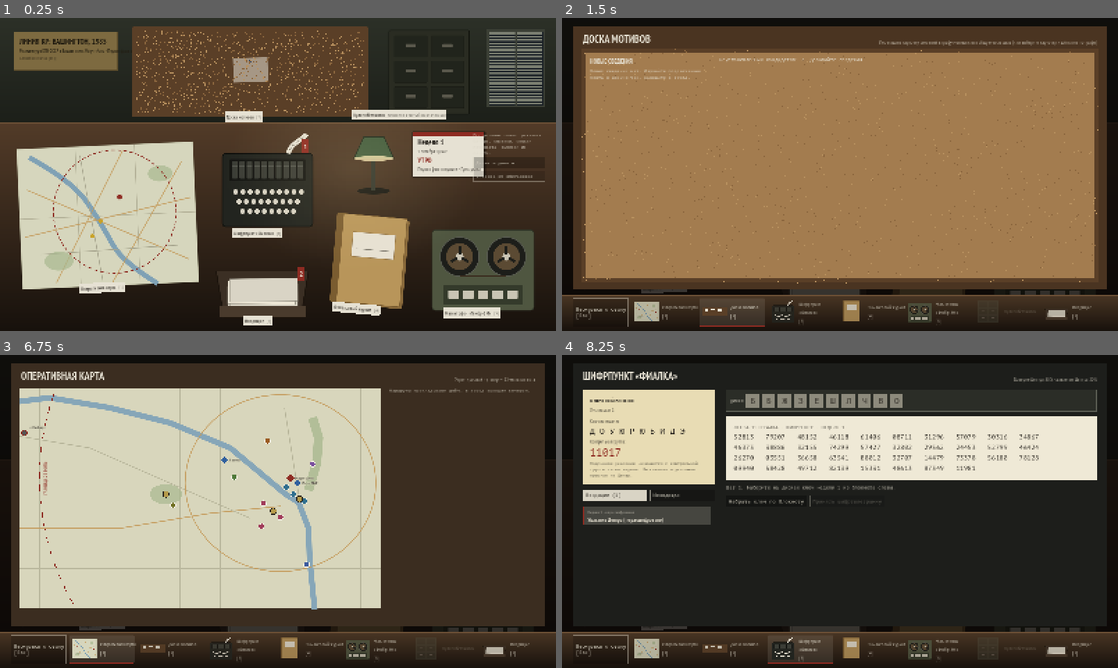
Above: before the commit, frames 1-4 (two rows, left to right).
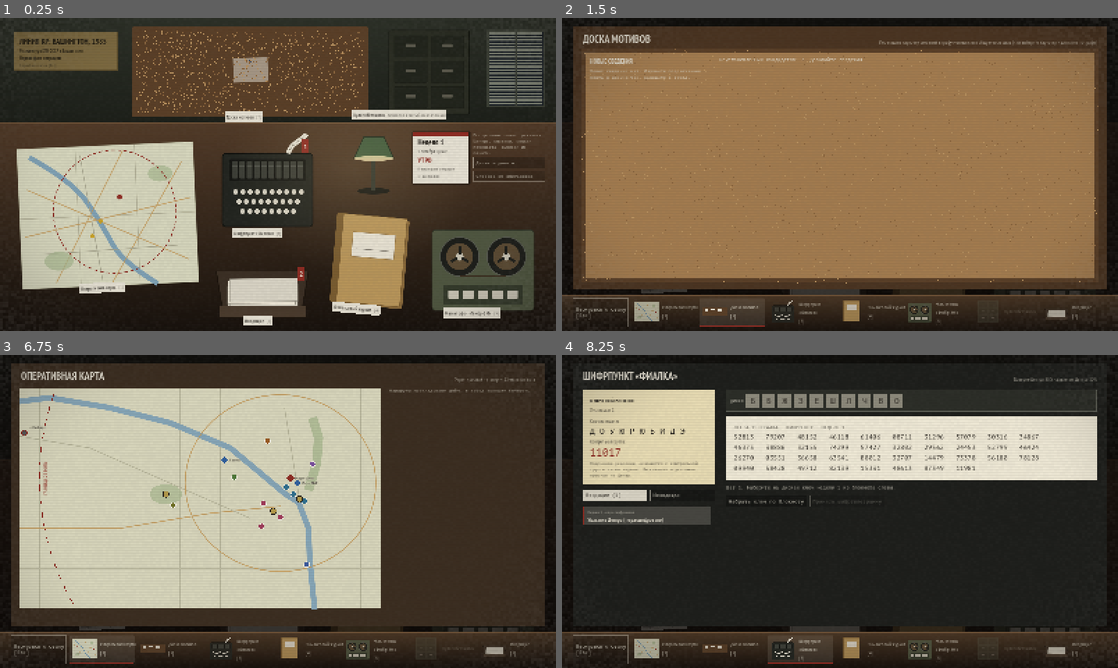
Above: after the commit, the same moments.

Repository: igorverevkin1992/kgb-game
Game: Godot game, scene res://ui/main.tscn
The game is run twice, just before and just after one commit, with the same random seed, the same clock (stepped at 60 frames per second) and the same inputs.
Inputs (mouse positions are in pixels of both pictures, inside the frame that each line leads up to):
- Up to frame 1 (0.25 s): no input
- Up to frame 2 (1.5 s): click (812, 71) at 0.5 s; click (667, 215) at 1.25 s
- Up to frame 3 (6.75 s): click (266, 520) at 2 s; click (261, 621) at 2.75 s; click (372, 599) at 3.5 s; click (483, 605) at 4.25 s; click "Далее — день »" at 5 s; click "Справка об обстановке" at 5.75 s; click (100, 649) at 6.5 s
- Up to frame 4 (8.25 s): click (734, 649) at 7.25 s; click (801, 649) at 8 s

The runs differ from the first frame. In frame 1, 1.2% of the frame differs, in the area x 3-98%, y 4-96%; in frame 2, 0.2%; in frame 3, 0.6%; in frame 4, 0.7%.

Commit message:
Шаг 9: ЭЛТ-эффект, звук стола, фактура бумаги
- ЭЛТ-эффект поверх стола (ui/crt.gdshader): виньетка, строки развёртки, зерно; без чтения
  экрана — работает в Compatibility и вебе; отключается в настройках.
- Звук (ui/sound_bank.gd): шины SFX и Ambient, громкость общая / звуки стола / фон комнаты.
  Пока своих записей нет — процедурные заглушки (щелчки, бумага, карандаш, штамп, роторы,
  телетайп, магнитофон, тон комнаты); файл assets/sfx/<имя>.ogg заменяет заглушку.
  Звуки привязаны к открытию модулей, набору ключа, приёму шифртелеграммы, событиям движка.
- Фактура бумаги на документах; табличка и календарь — под «Первую фазу операции».
- docs/assets.md — что и где заменить на авторские арт и звук, где искать (без генеративного ИИ).
- Тесты: test_sound (2), сценарий scenes_art (ЭЛТ, громкость, подписи фаз операции).

Co-Authored-By: Claude Opus 5.5 <noreply@anthropic.com>
Claude-Session: https://claude.ai/code/session_01Wngqphuy3LvjXMeo2H9rdm

Diff:
--- a/i18n/ru.json
+++ b/i18n/ru.json
@@ -1,6 +1,6 @@
 {
   "game.title": "Линия КР: Вашингтон, 1985",
-  "game.subtitle": "Резидентура КГБ СССР в Вашингтоне, Маунт-Алто",
+  "game.subtitle": "Резидентура КГБ СССР в Вашингтоне",
   "desk.locked": "Откроется {phase}",
   "desk.back": "Вернуться к столу",
   "module.map.name": "Оперативная карта",
@@ -381,5 +381,12 @@
   "event.promise_kept": "Обещание выполнено: {name}",
   "event.loyalty_changed": "Лояльность агента {name}: с {from}% до {to}%",
   "finance.promiseTransit": "Всё обещанное отправлено: агент ждёт остаток и спокоен.",
-  "board.source.meeting": "Запись встречи"
+  "board.source.meeting": "Запись встречи",
+  "settings.crt": "Эффект старого экрана",
+  "settings.crtHint": "Виньетка, строки развёртки и зерно плёнки поверх стола. Выключите, если мешает читать.",
+  "settings.sound": "Звук",
+  "settings.vol_master": "Общая громкость",
+  "settings.vol_sfx": "Звуки стола",
+  "settings.vol_ambient": "Фон комнаты",
+  "settings.mute": "Выкл."
 }
--- /dev/null
+++ b/tests/test_sound.gd
@@ -0,0 +1,15 @@
+extends TestCase
+## Процедурные звуки-заглушки: каждый синтезируется, не пустой, фон комнаты — петля.
+
+
+func test_synth_all() -> void:
+	for name in SoundBank.NAMES + ["room"]:
+		var w := SoundBank.synth(name)
+		ok(w is AudioStreamWAV, name)
+		ok(w.data.size() > 1000, "%s: есть данные" % name)
+	eq(SoundBank.synth("room").loop_mode, AudioStreamWAV.LOOP_FORWARD, "фон зациклен")
+	eq(SoundBank.synth("click").loop_mode, AudioStreamWAV.LOOP_DISABLED)
+
+
+func test_synth_is_deterministic() -> void:
+	eq(SoundBank.synth("rotor").data, SoundBank.synth("rotor").data, "одинаково от запуска к запуску")
--- /dev/null
+++ b/tests/ui/scenes_art.gd
@@ -0,0 +1,25 @@
+extends UiTest
+## Оформление и звук: ЭЛТ-эффект поверх стола (отключается), громкость шин, фразы о фазах операции.
+
+
+func scene_crt_and_sound_settings() -> void:
+	await start()
+	ok(exists("crt"), "ЭЛТ-эффект включён по умолчанию")
+	has_text("act", "Первая фаза операции")
+	has_text("desk-object-counterintel", "Откроется в третьей фазе операции")
+	has_text("advance-phase", "Далее — день")
+	await shot("desk-crt")
+	await key(KEY_ESCAPE)
+	await press("service-tab-settings")
+	await press("crt-toggle")
+	ok(not exists("crt"), "эффект выключен")
+	await press("vol-sfx-25")
+	ok(absf(AudioServer.get_bus_volume_db(AudioServer.get_bus_index("SFX")) - linear_to_db(0.25)) < 0.01, "громкость звуков")
+	await press("vol-ambient-0")
+	ok(AudioServer.is_bus_mute(AudioServer.get_bus_index("Ambient")), "фон выключен")
+	var saved: Dictionary = Util.parse_json(Game.storage.read(Game.SETTINGS_SLOT)).data
+	eq([saved.crt, saved.vol_sfx, saved.vol_ambient], [false, 25, 0], "настройки сохранены")
+	await shot("service-settings-sound")
+	await press("crt-toggle")
+	await press("service-tab-saves")
+	await key(KEY_ESCAPE)
--- a/ui/calendar.gd
+++ b/ui/calendar.gd
@@ -26,7 +26,10 @@
 	v.add_child(phase)
 	var def := Campaign.current_act_def(s, Game.content)
 	if not def.is_empty():
-		v.add_child(Style.label("%s · %s" % [Fmt.op_phase(s.act), T.loc(def.title)], Style.form(), 14, Color(Style.INK, 0.75), false))
+		var ph := Style.label("%s\n«%s»" % [Fmt.op_phase(s.act), T.loc(def.title)], Style.form(), 13, Color(Style.INK, 0.75), false)
+		ph.autowrap_mode = TextServer.AUTOWRAP_WORD_SMART
+		ph.custom_minimum_size.x = 136
+		v.add_child(ph)
 	sheet.add_child(v)
 	root.add_child(sheet)
 
--- /dev/null
+++ b/ui/crt.gdshader
@@ -0,0 +1,18 @@
+shader_type canvas_item;
+// ЭЛТ-эффект поверх всего стола: виньетка, тонкие строки развёртки и зерно плёнки.
+// Рисует только полупрозрачное затемнение — экран не перечитывает (работает в Compatibility и вебе).
+
+uniform float strength : hint_range(0.0, 1.0) = 1.0;
+
+float rand(vec2 co) {
+	return fract(sin(dot(co, vec2(12.9898, 78.233))) * 43758.5453);
+}
+
+void fragment() {
+	vec2 d = UV - vec2(0.5);
+	float vig = smoothstep(0.38, 0.9, length(d * vec2(1.0, 0.85)));
+	float scan = 0.5 + 0.5 * sin(FRAGCOORD.y * 3.14159);
+	float grain = rand(floor(FRAGCOORD.xy / 2.0) + vec2(floor(TIME * 24.0) * 7.13, 3.7));
+	float a = vig * 0.5 + scan * 0.045 + grain * 0.05;
+	COLOR = vec4(vec3(0.04, 0.03, 0.02) + vec3(grain * 0.25), clamp(a, 0.0, 0.85) * strength);
+}
--- a/ui/desk_view.gd
+++ b/ui/desk_view.gd
@@ -47,7 +47,8 @@
 	v.position = Vector2(16, 12)
 	v.mouse_filter = Control.MOUSE_FILTER_IGNORE
 	v.add_child(Style.label(T.t("game.title").to_upper(), Style.form(true), 22, Color("#1f1a0f"), false))
-	var act := Style.label("%s · %s" % [T.t("game.subtitle"), Fmt.op_phase(Game.act())], Style.form(), 14, Color("#1f1a0f"), false)
+	v.add_child(Style.label(T.t("game.subtitle"), Style.form(), 14, Color("#1f1a0f"), false))
+	var act := Style.label(Fmt.op_phase(Game.act()), Style.form(true), 14, Color("#1f1a0f"), false)
 	act.name = "act"
 	v.add_child(act)
 	v.add_child(Style.label("%s  [Esc]" % T.t("service.title"), Style.form(), 13, Color(0.12, 0.1, 0.06, 0.7), false))
--- a/ui/document_view.gd
+++ b/ui/document_view.gd
@@ -14,6 +14,10 @@
 
 
 static func _wrap(p: PanelContainer, cable: Dictionary) -> PanelContainer:
+	# Фактура бумаги под текстом: крапинки и волокна (детерминированно по документу).
+	var grain := PaperGrain.new(hash(cable.cable_id))
+	p.add_child(grain)
+	p.move_child(grain, 0)
 	p.name = "document"
 	p.set_meta("kind", cable.kind)
 	return p
@@ -148,3 +152,23 @@
 	v.add_child(intuition(cable, 640, Color(Style.INK, 0.6)))
 	p.add_child(v)
 	return _wrap(p, cable)
+
+
+
+## Фактура бумаги: редкие крапинки и короткие волокна, одинаковые от запуска к запуску.
+class PaperGrain extends Control:
+	var seed_value := 0
+	func _init(sd: int) -> void:
+		seed_value = sd
+		mouse_filter = Control.MOUSE_FILTER_IGNORE
+	func _draw() -> void:
+		var rng := RandomNumberGenerator.new()
+		rng.seed = seed_value
+		var n := int(size.x * size.y / 900.0)
+		for i in n:
+			var p := Vector2(rng.randf() * size.x, rng.randf() * size.y)
+			draw_circle(p, rng.randf_range(0.4, 1.1), Color(0.3, 0.25, 0.15, rng.randf_range(0.05, 0.16)))
+		for i in n / 8:
+			var p := Vector2(rng.randf() * size.x, rng.randf() * size.y)
+			var d := Vector2.from_angle(rng.randf() * TAU) * rng.randf_range(4, 12)
+			draw_line(p, p + d, Color(0.35, 0.3, 0.2, 0.08), 1)
--- a/ui/game.gd
+++ b/ui/game.gd
@@ -14,7 +14,11 @@
 var storage = null
 ## Отладка: стол как в акте N (на сам движок не влияет).
 var debug_act := 0
-var settings := {"text_scale": 1.0, "instant_text": false}
+const DEFAULT_SETTINGS := {"text_scale": 1.0, "instant_text": false, "crt": true, "vol_master": 80, "vol_sfx": 80, "vol_ambient": 50}
+const VOLUME_STEPS := [0, 25, 50, 80, 100]
+var settings := DEFAULT_SETTINGS.duplicate()
+## Звук стола (нет в консольных инструментах).
+var sound: SoundBank = null
 
 ## Открытый модуль/лоток или "" — виден весь стол.
 var view := ""
@@ -59,11 +63,14 @@
 		return
 	if storage == null:
 		storage = Saves.FileStorage.new()
+	sound = SoundBank.new()
+	add_child(sound)
 	var args := OS.get_cmdline_user_args()
 	for a in args:
 		if a.begins_with("--act="):
 			debug_act = clampi(int(a.trim_prefix("--act=")), 1, 4)
 	_load_settings()
+	sound.start_ambient()
 	if not args.has("--new"):
 		var loaded := Saves.load_slot(storage, Saves.AUTOSAVE, content)
 		if loaded.ok:
@@ -81,7 +88,9 @@
 	state = new_state if not new_state.is_empty() else Campaign.new_campaign(content).state
 	Saves.persist(storage, null, state, content)
 	debug_act = 0
-	settings = {"text_scale": 1.0, "instant_text": true}
+	settings = DEFAULT_SETTINGS.duplicate()
+	settings.instant_text = true
+	_apply_volumes()
 	Style.text_scale = 1.0
 	_clear_ui()
 	saved_at = 0
@@ -101,6 +110,7 @@
 		return
 	Saves.persist(storage, prev, r.state, content)
 	state = r.state
+	_event_sound(r.events)
 	# Встреча закончилась — на магнитофоне сразу её катушка, головка на последней строке.
 	if prev.meeting != null and state.meeting == null:
 		meeting_trump = ""
@@ -110,6 +120,21 @@
 	last_error = ""
 	saved_at = Time.get_ticks_msec()
 	changed.emit()
+
+
+## Один звук на действие — по самому заметному событию.
+const EVENT_SOUNDS := [
+	["target_recruited", "stamp"], ["analysis_approved", "stamp"], ["directive_verified", "stamp"],
+	["report_submitted", "teletype"], ["meeting_started", "reel"], ["tranche_sent", "paper"],
+	["clue_found", "pencil"], ["clue_pinned", "pencil"], ["phase_changed", "click"],
+]
+
+
+func _event_sound(events: Array) -> void:
+	for pair in EVENT_SOUNDS:
+		if events.any(func(e): return e.type == pair[0]):
+			sfx(pair[1])
+			return
 
 
 func new_game(ironman := false) -> void:
@@ -150,8 +175,13 @@
 	return v == "inbox" or act() >= Modules.unlock_act(v)
 
 
+const OPEN_SOUNDS := {"map": "paper", "mice": "paper", "inbox": "paper", "finance": "paper", "cipher": "click", "dialog": "reel", "counterintel": "click"}
+
+
 func open(v: String) -> void:
 	if is_unlocked(v):
+		if v != view:
+			sfx(OPEN_SOUNDS.get(v, "click"))
 		view = v
 		analyst_open = false
 		service_open = false
@@ -174,6 +204,28 @@
 	service_open = true
 	analyst_open = false
 	changed.emit()
+
+
+## Короткий звук стола (если звук есть).
+func sfx(name: String) -> void:
+	if sound != null:
+		sound.play(name)
+
+
+func set_setting(key: String, value: Variant) -> void:
+	settings[key] = value
+	storage.write(SETTINGS_SLOT, JSON.stringify(settings))
+	_apply_volumes()
+	sfx("click")
+	changed.emit()
+
+
+func _apply_volumes() -> void:
+	if sound == null:
+		return
+	sound.set_volume("Master", int(settings.vol_master))
+	sound.set_volume("SFX", int(settings.vol_sfx))
+	sound.set_volume("Ambient", int(settings.vol_ambient))
 
 
 func set_text_scale(scale: float) -> void:
@@ -337,12 +389,14 @@
 ## Выставить роторы по ключевому блокноту (первый шаг ритуала).
 func set_cipher_key(cable_id: String) -> void:
 	cipher_key_set = cable_id
+	sfx("rotor")
 	changed.emit()
 
 
 ## Принять шифрограмму: директива расшифрована (прочитана), лента печатает открытый текст.
 func decode_directive(cable_id: String) -> void:
 	cipher_anim = {} if settings.instant_text else {"cable_id": cable_id, "start": Time.get_ticks_msec()}
+	sfx("teletype")
 	dispatch({"type": "read_cable", "cable_id": cable_id})
 
 
@@ -410,4 +464,10 @@
 		if TEXT_SCALES.any(func(x): return is_equal_approx(x, sc)):
 			settings.text_scale = sc
 		settings.instant_text = r.data.get("instant_text", false) == true
+		settings.crt = r.data.get("crt", true) == true
+		for k in ["vol_master", "vol_sfx", "vol_ambient"]:
+			var v = r.data.get(k, DEFAULT_SETTINGS[k])
+			if typeof(v) in [TYPE_INT, TYPE_FLOAT]:
+				settings[k] = clampi(int(v), 0, 100)
+	_apply_volumes()
 	Style.text_scale = settings.text_scale
--- a/ui/main.gd
+++ b/ui/main.gd
@@ -26,6 +26,24 @@
 		add_child(Overlays.service())
 	if Game.state.ending != null and not Game.service_open:
 		add_child(Overlays.ending())
+	if Game.settings.get("crt", true):
+		add_child(_crt())
+
+
+## ЭЛТ-эффект поверх всего (отключается в настройках).
+static var _crt_material: ShaderMaterial = null
+
+
+func _crt() -> Control:
+	if _crt_material == null:
+		_crt_material = ShaderMaterial.new()
+		_crt_material.shader = load("res://ui/crt.gdshader")
+	var r := ColorRect.new()
+	r.name = "crt"
+	r.set_anchors_preset(Control.PRESET_FULL_RECT)
+	r.mouse_filter = Control.MOUSE_FILTER_IGNORE
+	r.material = _crt_material
+	return r
 
 
 func _unhandled_input(event: InputEvent) -> void:
--- a/ui/overlays.gd
+++ b/ui/overlays.gd
@@ -303,6 +303,25 @@
 	irow.add_child(it)
 	box.add_child(irow)
 	box.add_child(Style.para(T.t("settings.instantTextHint"), PANEL_W - 104, Style.mono(), 13, Color(Style.INK, 0.75)))
+	box.add_child(_h3(T.t("settings.crt")))
+	var crow := Style.hbox(8)
+	var crt := Style.button(T.t("settings.on") if Game.settings.crt else T.t("settings.off"), "crt-toggle", Style.INK, Color(0, 0, 0, 0), Style.INK)
+	crt.pressed.connect(func(): Game.set_setting("crt", not Game.settings.crt))
+	crow.add_child(crt)
+	box.add_child(crow)
+	box.add_child(Style.para(T.t("settings.crtHint"), PANEL_W - 104, Style.mono(), 13, Color(Style.INK, 0.75)))
+	box.add_child(_h3(T.t("settings.sound")))
+	for k in ["vol_master", "vol_sfx", "vol_ambient"]:
+		var row2 := Style.hbox(8)
+		var lab := Style.label(T.t("settings." + k), Style.form(), 15, Style.INK)
+		lab.custom_minimum_size.x = 220
+		row2.add_child(lab)
+		for step in Game.VOLUME_STEPS:
+			var on: bool = int(Game.settings[k]) == step
+			var vb := Style.button(T.t("settings.mute") if step == 0 else "%d%%" % step, "%s-%d" % [k.replace("_", "-"), step], Style.PAPER if on else Style.INK, Style.INK if on else Color(0, 0, 0, 0), Style.INK)
+			vb.pressed.connect(Game.set_setting.bind(k, step))
+			row2.add_child(vb)
+		box.add_child(row2)
 	# Переключатель языка вернётся вместе с английской версией (см. docs/plan.md).
 	v.add_child(box)
 
--- /dev/null
+++ b/ui/sound_bank.gd
@@ -0,0 +1,204 @@
+class_name SoundBank
+extends Node
+## Звук стола: диегетические шумы (роторы «Фиалки», телетайп, бумага, штамп, катушка) и фон
+## комнаты. Шины Master / SFX / Ambient, громкость из настроек.
+##
+## Пока своих записей нет, звуки синтезируются процедурно (шум и щелчки — без генеративного ИИ).
+## Чтобы заменить звук, положите файл assets/sfx/<имя>.ogg или .wav — он возьмётся вместо
+## заглушки. Имена и что где звучит — в docs/assets.md.
+
+const RATE := 22050
+const NAMES := ["click", "paper", "stamp", "rotor", "teletype", "reel", "pencil"]
+const BUSES := ["SFX", "Ambient"]
+
+var _cache := {}
+var _players: Array[AudioStreamPlayer] = []
+var _ambient: AudioStreamPlayer
+
+
+func _ready() -> void:
+	for b in BUSES:
+		if AudioServer.get_bus_index(b) < 0:
+			AudioServer.add_bus()
+			var i := AudioServer.bus_count - 1
+			AudioServer.set_bus_name(i, b)
+			AudioServer.set_bus_send(i, "Master")
+	for i in 6:
+		var p := AudioStreamPlayer.new()
+		p.bus = "SFX"
+		add_child(p)
+		_players.append(p)
+	_ambient = AudioStreamPlayer.new()
+	_ambient.bus = "Ambient"
+	add_child(_ambient)
+
+
+## Громкость шины 0–100 (0 — без звука).
+func set_volume(bus: String, percent: int) -> void:
+	var i := AudioServer.get_bus_index(bus)
+	if i < 0:
+		return
+	AudioServer.set_bus_mute(i, percent <= 0)
+	AudioServer.set_bus_volume_db(i, linear_to_db(maxf(percent, 1) / 100.0))
+
+
+func play(name: String, pitch := 1.0) -> void:
+	var s := stream(name)
+	if s == null:
+		return
+	for p in _players:
+		if not p.playing:
+			p.stream = s
+			p.pitch_scale = pitch
+			p.play()
+			return
+	_players[0].stream = s
+	_players[0].play()
+
+
+func start_ambient() -> void:
+	if _ambient.playing:
+		return
+	_ambient.stream = stream("room")
+	_ambient.play()
+
+
+## Поток по имени: свой файл из assets/sfx или процедурная заглушка (кэшируется).
+func stream(name: String) -> AudioStream:
+	if _cache.has(name):
+		return _cache[name]
+	var s: AudioStream = null
+	for ext in ["ogg", "wav"]:
+		var path := "res://assets/sfx/%s.%s" % [name, ext]
+		if ResourceLoader.exists(path):
+			s = load(path)
+			break
+	if s == null:
+		s = synth(name)
+	_cache[name] = s
+	return s
+
+
+# ——— Процедурные заглушки ———
+
+static func synth(name: String) -> AudioStreamWAV:
+	var rng := RandomNumberGenerator.new()
+	rng.seed = hash(name)
+	var out := PackedFloat32Array()
+	match name:
+		"click":
+			out = _clicks(rng, [0.0], 0.06, 2200.0, 0.5)
+		"pencil":
+			out = _noise(rng, 0.25, 0.25, 0.6, 8.0)
+		"paper":
+			out = _noise(rng, 0.35, 0.45, 0.15, 5.0)
+		"stamp":
+			out = _thump(rng, 0.3)
+		"rotor":
+			var t := []
+			for i in 10:
+				t.append(i * 0.07 + rng.randf() * 0.01)
+			out = _clicks(rng, t, 0.9, 1400.0, 0.8)
+		"teletype":
+			var t := []
+			var x := 0.0
+			while x < 1.5:
+				t.append(x)
+				x += 0.045 + rng.randf() * 0.03
+			out = _clicks(rng, t, 1.6, 3000.0, 0.45)
+		"reel":
+			out = _hum(rng, 1.0, 50.0, 0.18)
+		"room":
+			out = _room(rng, 6.0)
+		_:
+			out = _clicks(rng, [0.0], 0.05, 2000.0, 0.3)
+	return _wav(out, name == "room")
+
+
+## Сухие механические щелчки в моменты t (секунды).
+static func _clicks(rng: RandomNumberGenerator, times: Array, length: float, tone: float, amp: float) -> PackedFloat32Array:
+	var n := int(length * RATE)
+	var out := PackedFloat32Array()
+	out.resize(n)
+	for t0 in times:
+		var start := int(float(t0) * RATE)
+		var dur := int(0.018 * RATE)
+		var a := amp * (0.7 + rng.randf() * 0.3)
+		for i in dur:
+			var k := start + i
+			if k >= n:
+				break
+			var env := exp(-float(i) / (dur * 0.25))
+			out[k] += a * env * (rng.randf_range(-1, 1) * 0.6 + sin(TAU * tone * i / RATE) * 0.4)
+	return out
+
+
+## Шорох бумаги или карандаша: шум с огибающей и грубым фильтром.
+static func _noise(rng: RandomNumberGenerator, length: float, amp: float, smooth: float, shape: float) -> PackedFloat32Array:
+	var n := int(length * RATE)
+	var out := PackedFloat32Array()
+	out.resize(n)
+	var y := 0.0
+	for i in n:
+		var x := float(i) / n
+		var env := sin(PI * x) * (1.0 - exp(-x * shape))
+		y = lerpf(y, rng.randf_range(-1, 1), 1.0 - smooth)
+		out[i] = y * env * amp
+	return out
+
+
+## Удар штампа: низкий тон с быстрым затуханием плюс щелчок.
+static func _thump(rng: RandomNumberGenerator, length: float) -> PackedFloat32Array:
+	var n := int(length * RATE)
+	var out := PackedFloat32Array()
+	out.resize(n)
+	for i in n:
+		var t := float(i) / RATE
+		out[i] = 0.8 * exp(-t * 18.0) * sin(TAU * (90.0 - 40.0 * t) * t) + 0.25 * exp(-t * 120.0) * rng.randf_range(-1, 1)
+	return out
+
+
+## Гул мотора магнитофона.
+static func _hum(rng: RandomNumberGenerator, length: float, freq: float, amp: float) -> PackedFloat32Array:
+	var n := int(length * RATE)
+	var out := PackedFloat32Array()
+	out.resize(n)
+	for i in n:
+		var t := float(i) / RATE
+		var env := minf(1.0, t * 8.0) * minf(1.0, (length - t) * 8.0)
+		out[i] = amp * env * (sin(TAU * freq * t) * 0.6 + sin(TAU * freq * 2.0 * t) * 0.3 + rng.randf_range(-1, 1) * 0.1)
+	return out
+
+
+## Тон комнаты: тихий «коричневый» шум и далёкий гул улицы; бесшовная петля.
+static func _room(rng: RandomNumberGenerator, length: float) -> PackedFloat32Array:
+	var n := int(length * RATE)
+	var out := PackedFloat32Array()
+	out.resize(n)
+	var y := 0.0
+	for i in n:
+		y = clampf(y + rng.randf_range(-1, 1) * 0.02, -1.0, 1.0) * 0.998
+		var t := float(i) / RATE
+		out[i] = y * 0.5 + 0.05 * sin(TAU * 60.0 * t) + 0.03 * sin(TAU * 0.25 * t) * rng.randf_range(-1, 1)
+	# Сшиваем концы петли.
+	var fade := int(0.5 * RATE)
+	for i in fade:
+		var k := float(i) / fade
+		out[i] = out[i] * k + out[n - fade + i] * (1.0 - k)
+	return out
+
+
+static func _wav(samples: PackedFloat32Array, loop: bool) -> AudioStreamWAV:
+	var bytes := PackedByteArray()
+	bytes.resize(samples.size() * 2)
+	for i in samples.size():
+		bytes.encode_s16(i * 2, int(clampf(samples[i], -1.0, 1.0) * 32000.0))
+	var w := AudioStreamWAV.new()
+	w.format = AudioStreamWAV.FORMAT_16_BITS
+	w.mix_rate = RATE
+	w.stereo = false
+	w.data = bytes
+	if loop:
+		w.loop_mode = AudioStreamWAV.LOOP_FORWARD
+		w.loop_end = samples.size()
+	return w
Not shown, added: tests/test_sound.gd.uid
Not shown, added: tests/ui/scenes_art.gd.uid
Not shown, added: tests/ui/scenes_finance.gd.uid
Not shown, added: ui/crt.gdshader.uid
Not shown, added: ui/sound_bank.gd.uid
Not shown, changed: CLAUDE.md
Not shown, added: docs/assets.md
Not shown, changed: docs/best-practices.md
Not shown, changed: docs/plan.md
